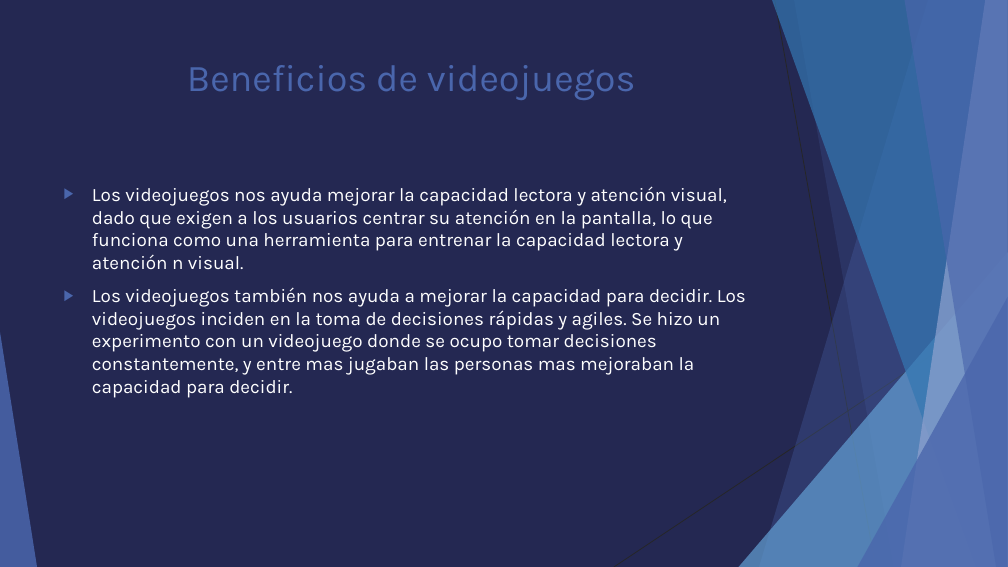
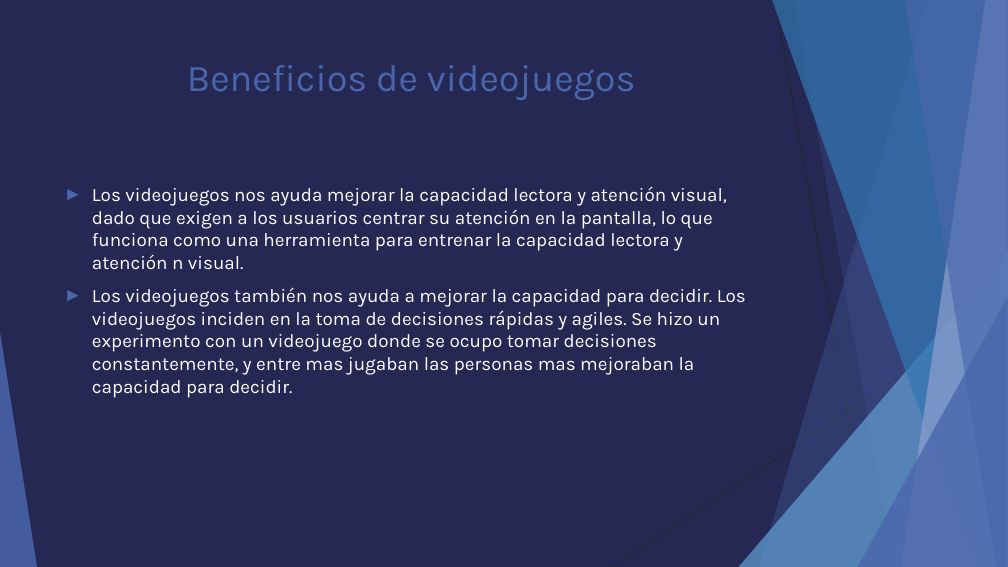
Before and after one commit to HectorKazuto/Videojuego, a slide deck: slide 4 of Proyecto/Python.pptx. Drawn at 1008x567 pixels with LibreOffice and Linux fonts; fonts in the diff are those of the drawing. Boxes give left, top, right and bottom in pixels: in the first picture for what was removed or moved away, otherwise in the second. Text is boxed around its words. In the diff, an @@ line names an element or a change of style, - is before the commit and + after.

```diff
--- a/Proyecto/Python.pptx
+++ b/Proyecto/Python.pptx
@@ text "Los videojuegos nos ayuda mejorar ..." at box(92, 186, 746, 398): text colour #FFFFFF to #FEFEFE; bullet ▶ to ►; less space between paragraphs @@
```
Also in this commit, not shown: 7 other slides changed, 3 slides added.
